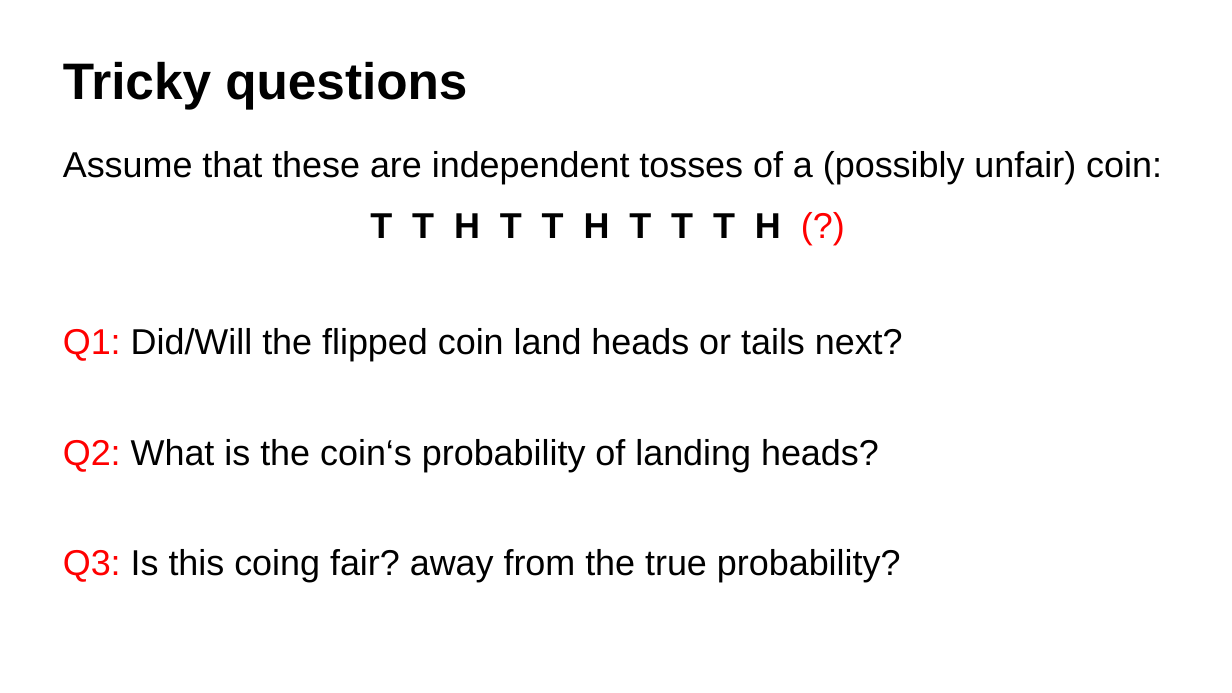
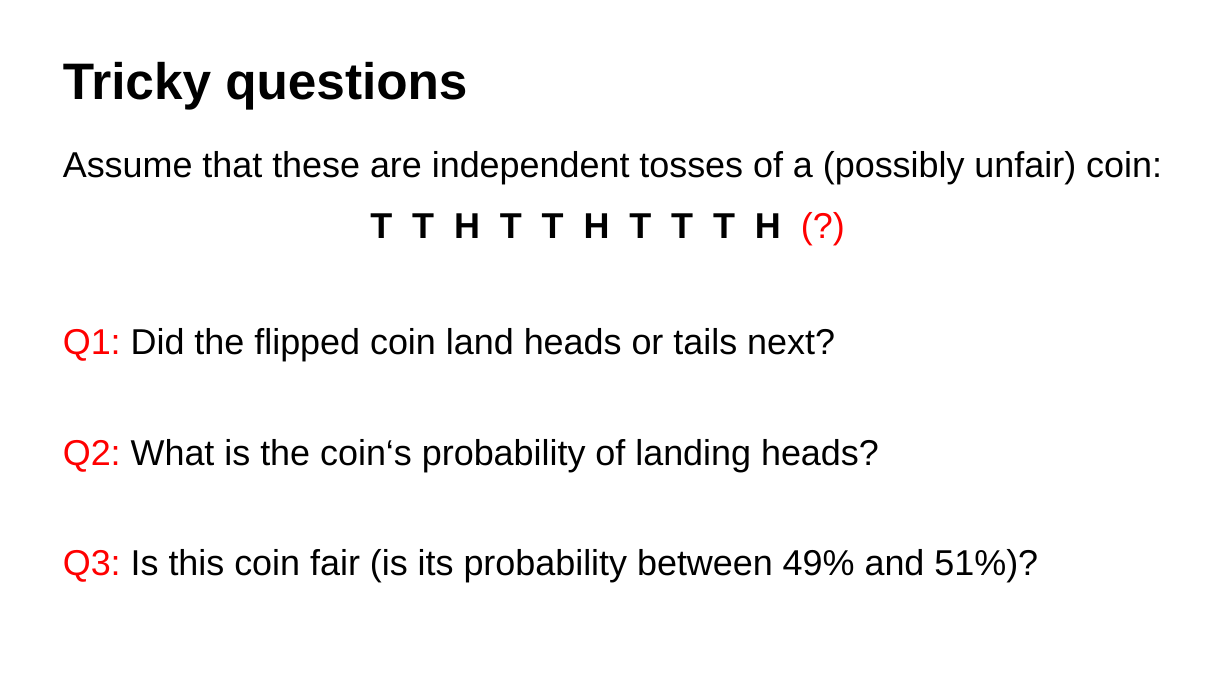
Before and after one commit to bstatcomp/ppworkshop, a slide deck: slide 21 of Slides/slides.pptx. Drawn at 1232x693 pixels with LibreOffice and Linux fonts; fonts in the diff are those of the drawing. Boxes give left, top, right and bottom in pixels: in the first picture for what was removed or moved away, otherwise in the second. Text is boxed around its words. In the diff, an @@ line names an element or a change of style, - is before the commit and + after.

```diff
--- a/Slides/slides.pptx
+++ b/Slides/slides.pptx
@@ text at (63,328,835,361): text changed @@
-Q1: Did/Will the flipped coin land heads or tails next?
+Q1: Did the flipped coin land heads or tails next?
@@ text at (63,549,1038,582): text changed @@
-Q3: Is this coing fair? away from the true probability?
+Q3: Is this coin fair (is its probability between 49% and 51%)?
```
Also in this commit, not shown: 9 other slides changed, 5 slides added, 2 slides removed, 1 other file.
